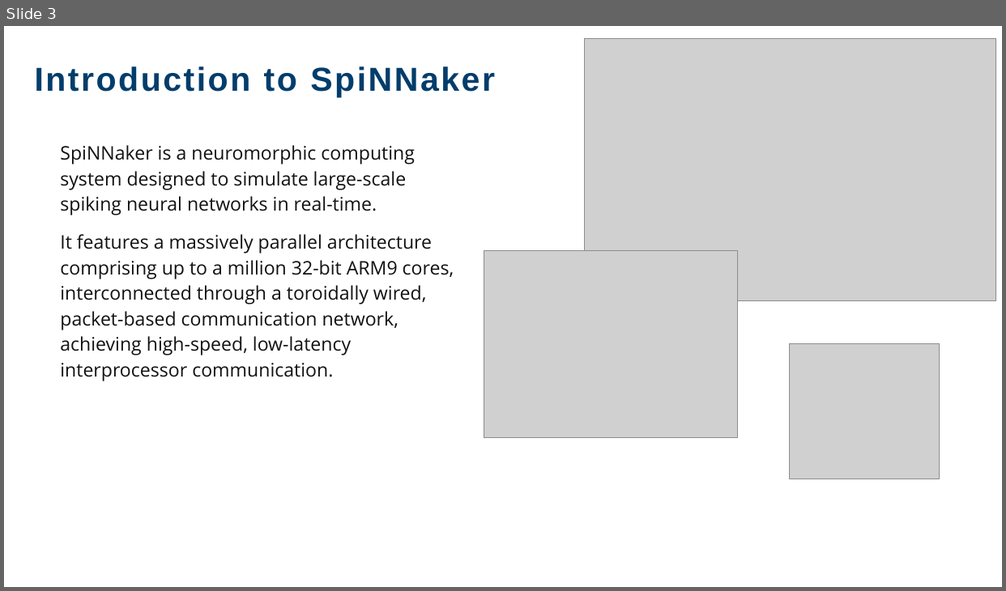
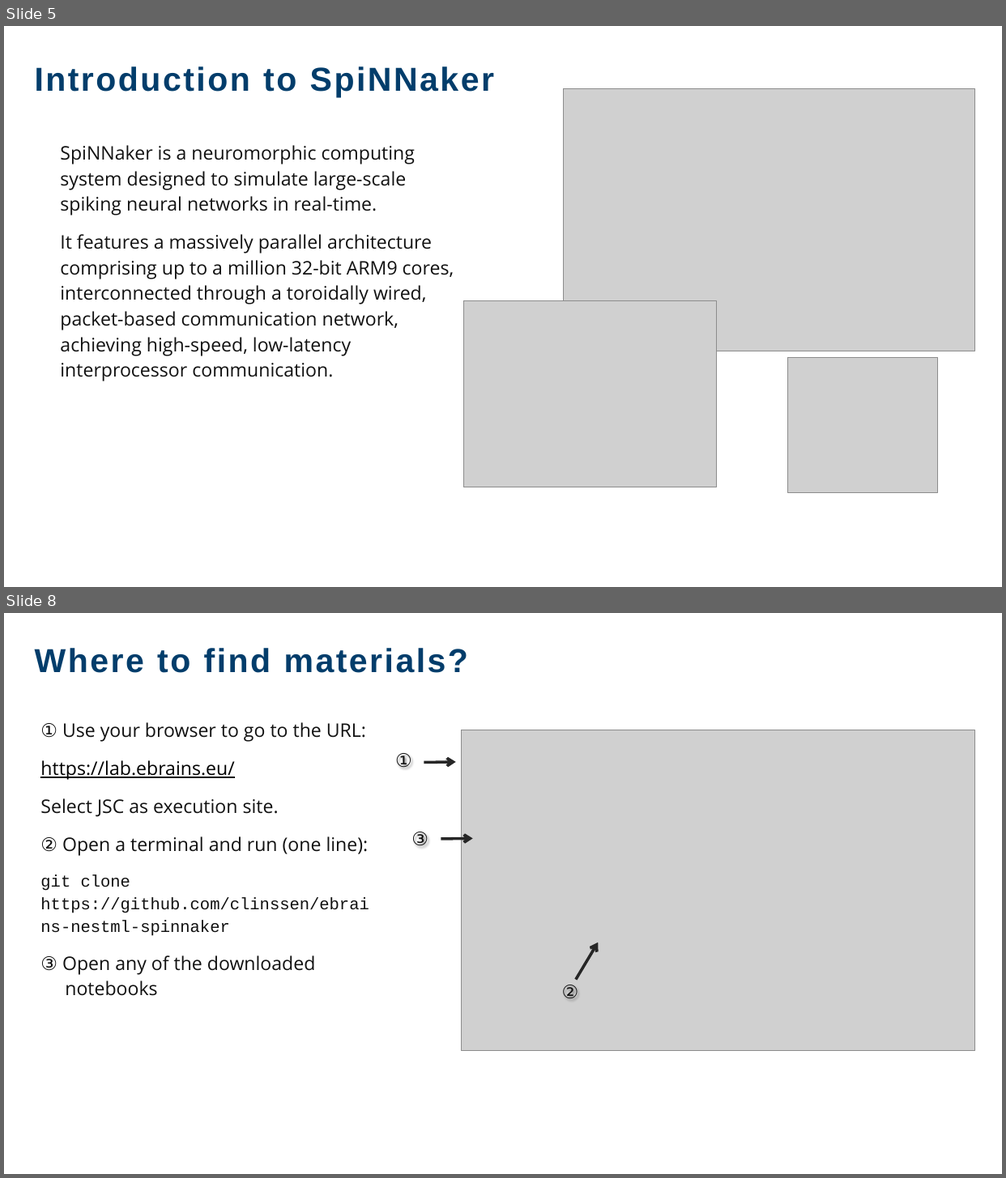
Before and after one commit to clinssen/ebrains-nestml-spinnaker, a slide deck: spinnaker-ebrains-at-NEST-Conference-2026.pptx. Shown one above the other, each under a label of ours: slide 3 before the commit, slides 5 and 8 after it; the slides between them are not shown. The pictures are 1006x591 and 1006x1178 pixels, drawn with LibreOffice and Linux fonts; fonts in the diff are those of the drawing; grey boxes stand for pictures; background and template pictures are left out. Boxes give left, top, right and bottom in pixels: in the first picture for what was removed or moved away, otherwise in the second. Text is boxed around its words. In the diff, an @@ line names an element or a change of style, - is before the commit and + after.

```diff
--- a/spinnaker-ebrains-at-NEST-Conference-2026.pptx
+++ b/spinnaker-ebrains-at-NEST-Conference-2026.pptx
@@ slide 8 added at (4,613,1002,1174), background #FFFFFF; not listed: 1 template element that a slide beside it also shows @@
@@ text added at (35,648,468,673), 32 pt, text #023D6B, bold @@
+Where to find materials?
@@ text added at (40,722,368,996), 18 pt, text #111111 @@
+① Use your browser to go to the URL:
+https://lab.ebrains.eu/
+Select JSC as execution site.
+② Open a terminal and run (one line):
+git clone https://github.com/clinssen/ebrains-nestml-spinnaker
+③ Open any of the downloaded
+notebooks
@@ picture added at (462,730,975,1051) @@
@@ text added at (395,753,412,768), 18 pt, text #111111 @@
+①
@@ arrow added from (424, 763) to (456, 762), #262626 2.75 pt @@
@@ text added at (411,832,428,846), 18 pt, text #111111 @@
+③
@@ arrow added from (441, 839) to (473, 838), #262626 2.75 pt @@
@@ arrow added from (576, 980) to (599, 943), #262626 2.75 pt @@
@@ text added at (562,985,579,999), 18 pt, text #111111 @@
+②
@@ what was slide 3 is now slide 5 @@
@@ slide 5 changed as well @@
@@ text "Introduction to SpiNNaker" at (35,66,494,98): letter spacing 2 to 1.9 pt @@
@@ picture: place and size @@
-picture at (584,39,996,301)
+picture at (563,89,975,351)
@@ picture: place and size @@
-picture at (484,250,738,437)
+picture at (463,301,717,488)
@@ picture: place and size @@
-picture at (790,344,940,479)
+picture at (788,357,938,493)
```
Also in this commit, not shown: 4 other slides changed, 6 other slides added, 1 slide removed, 2 other files.
